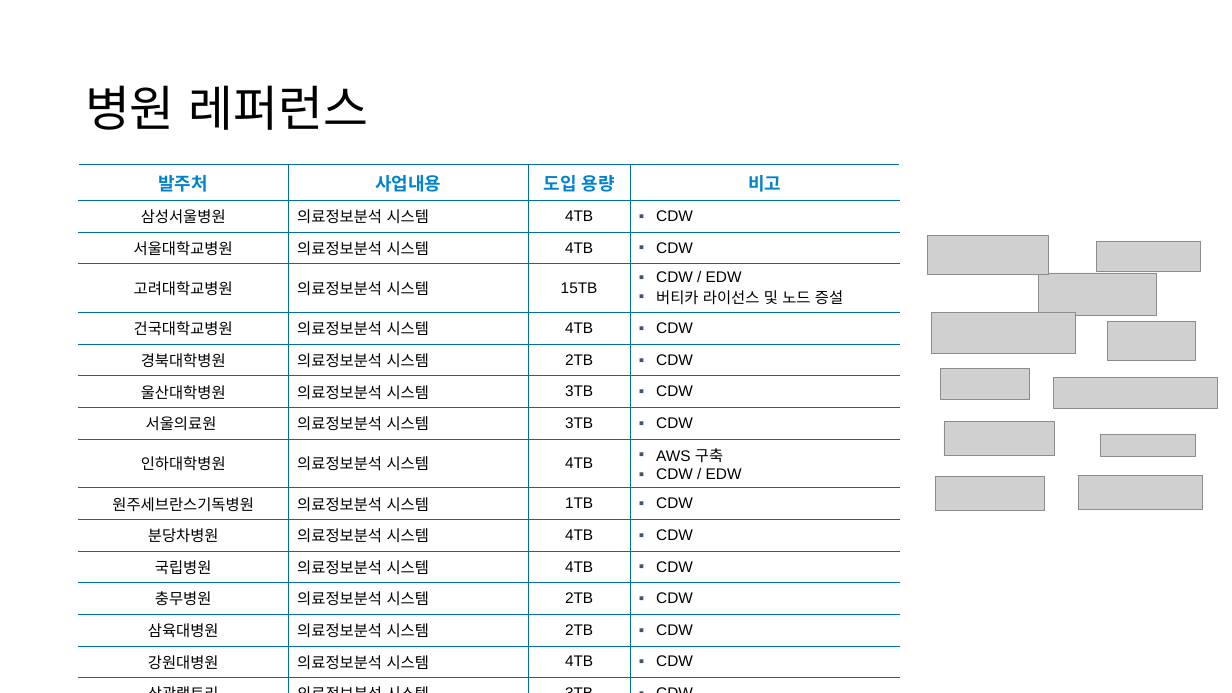
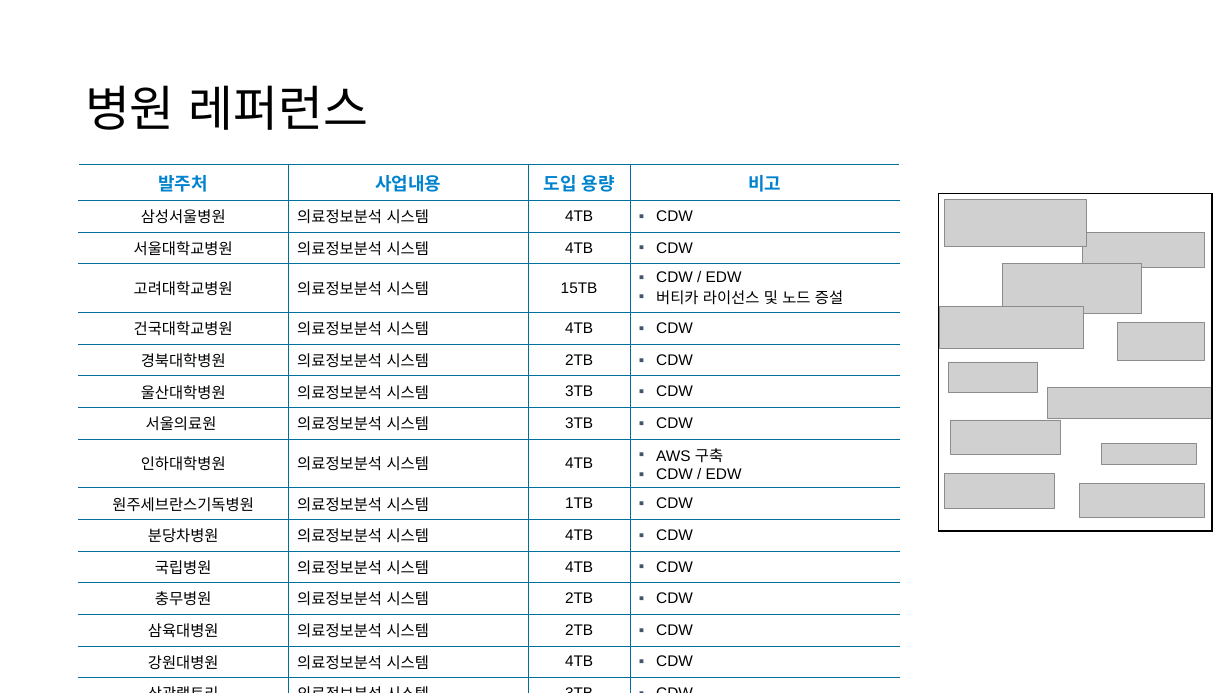
Before and after one commit to JIN0326/vertica_blog, a slide deck: slide 4 of 99ref/버티카_국내레퍼런스.pptx. Drawn at 1232x693 pixels with LibreOffice and Linux fonts; fonts in the diff are those of the drawing; grey boxes stand for pictures; background and template pictures are left out. Boxes give left, top, right and bottom in pixels: in the first picture for what was removed or moved away, otherwise in the second. Text is boxed around its words. In the diff, an @@ line names an element or a change of style, - is before the commit and + after.

```diff
--- a/99ref/버티카_국내레퍼런스.pptx
+++ b/99ref/버티카_국내레퍼런스.pptx
@@ rectangle added at bbox=[938, 193, 1212, 531], outline #000000 1 pt @@
@@ picture: place and size @@
-picture at bbox=[928, 236, 1049, 275]
+picture at bbox=[945, 200, 1087, 246]
@@ picture: place and size @@
-picture at bbox=[1097, 241, 1201, 272]
+picture at bbox=[1083, 232, 1205, 267]
@@ picture: place and size @@
-picture at bbox=[1039, 273, 1157, 315]
+picture at bbox=[1003, 263, 1141, 313]
@@ picture: place and size @@
-picture at bbox=[1108, 322, 1195, 360]
+picture at bbox=[1117, 323, 1204, 361]
@@ 3 pictures: place and size @@
-3 pictures at bbox=[932, 312, 1076, 510]
+3 pictures at bbox=[940, 307, 1084, 507]
@@ picture: place and size @@
-picture at bbox=[1055, 377, 1218, 409]
+picture at bbox=[1048, 387, 1212, 419]
@@ picture: place and size @@
-picture at bbox=[945, 421, 1055, 456]
+picture at bbox=[951, 421, 1061, 455]
@@ picture: place and size @@
-picture at bbox=[1101, 435, 1196, 457]
+picture at bbox=[1102, 444, 1197, 465]
@@ picture: place and size @@
-picture at bbox=[1079, 476, 1203, 510]
+picture at bbox=[1080, 484, 1205, 518]
```
Also in this commit, not shown: 2 other slides changed, 20 other files.
